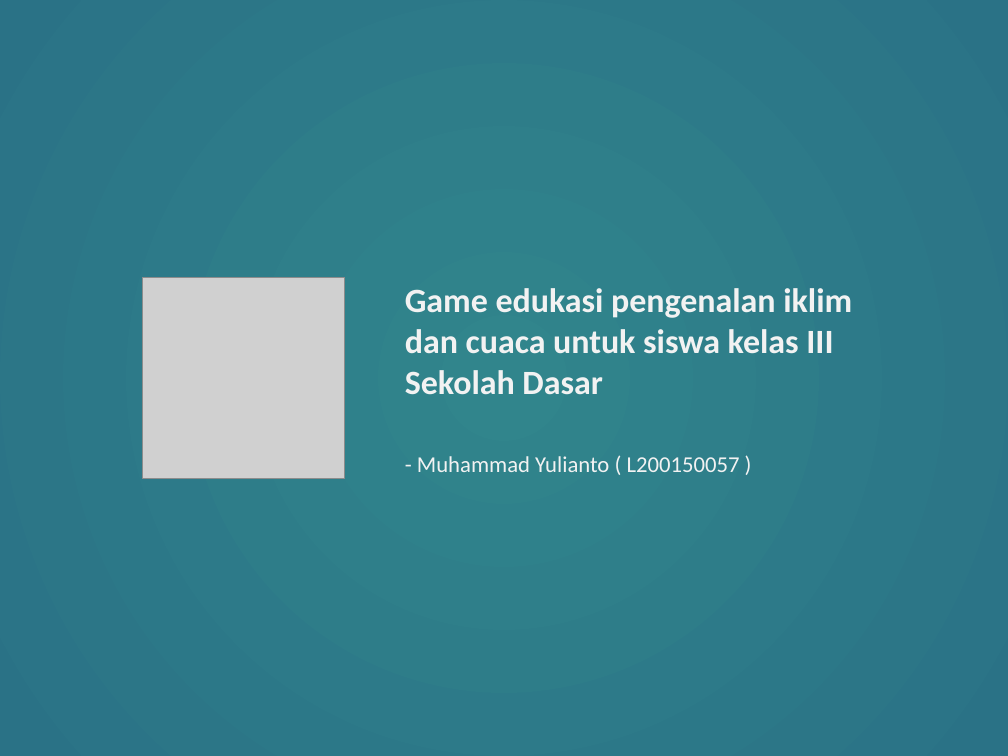
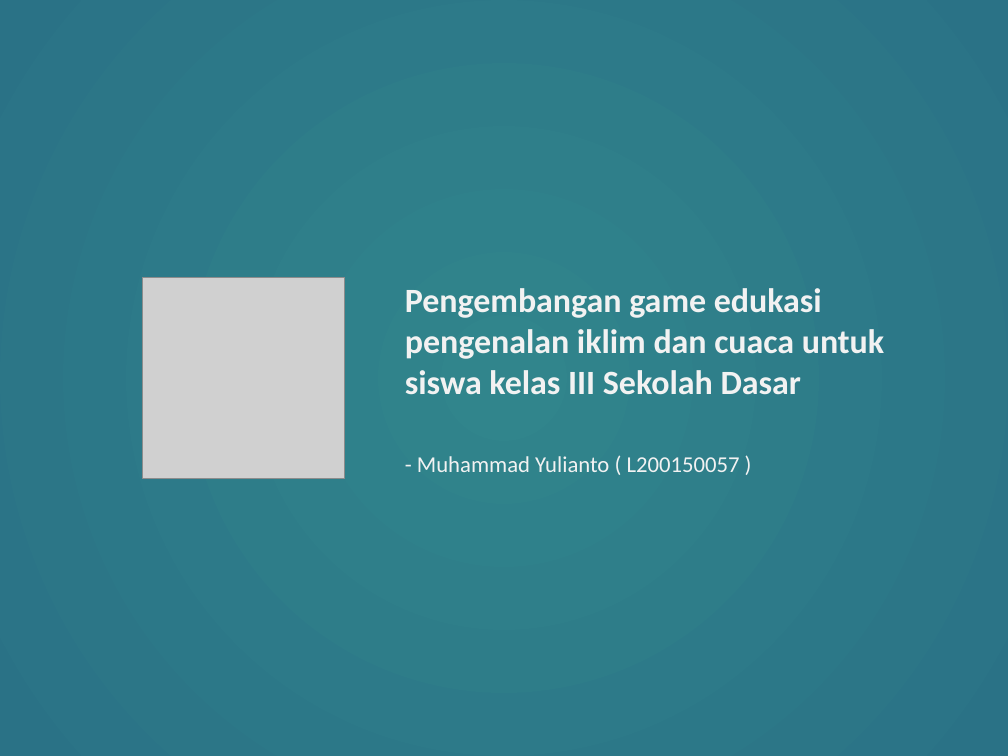
Before and after one commit to L200150057/Skripsi, a slide deck: slide 1 of Powerpoint Skripsi.pptx. Drawn at 1008x756 pixels with LibreOffice and Linux fonts; fonts in the diff are those of the drawing; grey boxes stand for pictures. Boxes give left, top, right and bottom in pixels: in the first picture for what was removed or moved away, otherwise in the second. Text is boxed around its words. In the diff, an @@ line names an element or a change of style, - is before the commit and + after.

```diff
--- a/Powerpoint Skripsi.pptx
+++ b/Powerpoint Skripsi.pptx
@@ title at (405, 288, 884, 472): text changed @@
-Game edukasi pengenalan iklim dan cuaca untuk siswa kelas III Sekolah Dasar
-- Muhammad Yulianto ( L200150057 )
+Pengembangan game edukasi pengenalan iklim dan cuaca untuk siswa kelas III Sekolah Dasar
+- Muhammad Yulianto ( L200150057 )
```
Also in this commit, not shown: 3 other slides changed, 3 slides added, 5 other files.
